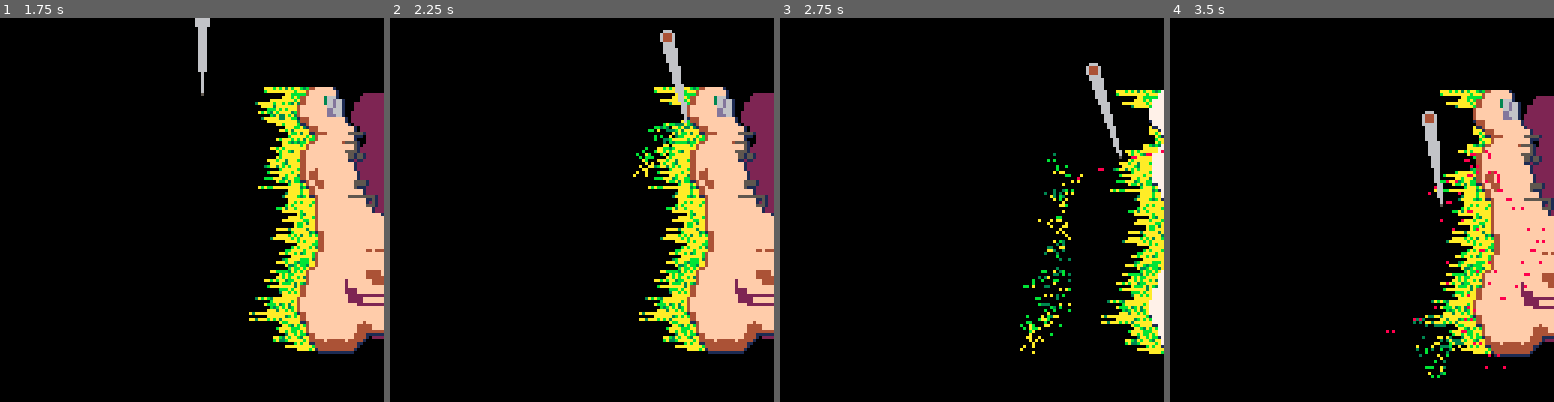
Above: before the commit, frames 1-4 (left to right).
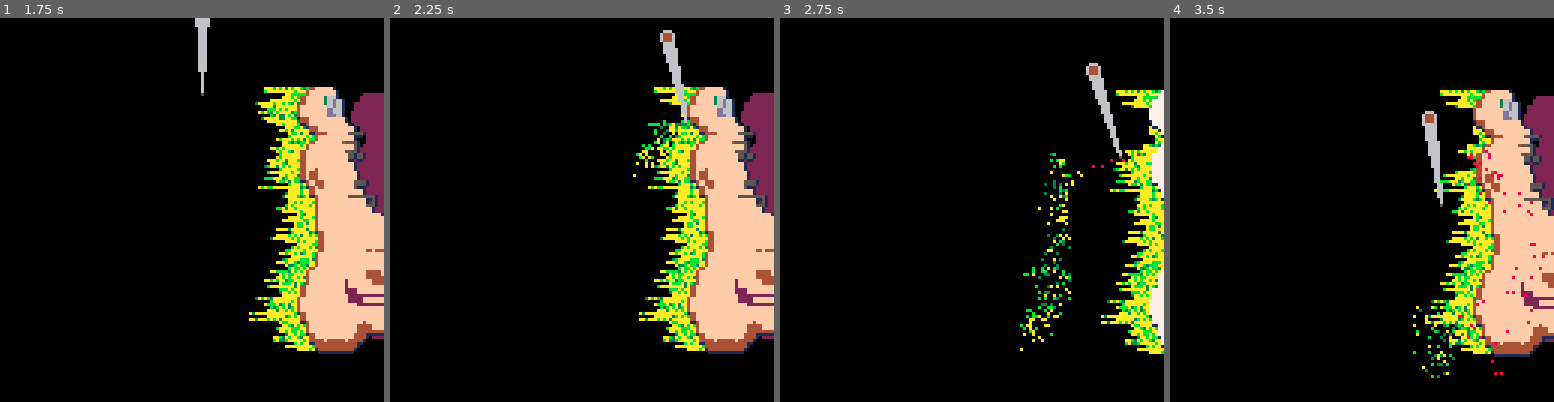
Above: after the commit, the same moments.

Repository: PingSquad/shenanijam
Game: PICO-8 cartridge dwarven-ale.p8
Two runs of this game, one before a commit and one after it. Both use one fixed random seed, a clock stepped at 60 frames per second and the inputs below.
Inputs:
- Up to frame 1 (1.75 s): tap X (X key) at 0.33, 1.07 s; tap O (Z key) at 0.7, 1.7 s; hold Right from 1.6 s (still down)
- Up to frame 2 (2.25 s): tap X (X key) at 1.85 s; release Right at 2.1 s; tap O (Z key) at 2.1 s; hold Up from 2.15 s (still down)
- Up to frame 3 (2.75 s): release Up at 2.42 s; hold Right from 2.47 s (still down); tap O (Z key) at 2.5 s
- Up to frame 4 (3.5 s): tap O (Z key) at 2.9, 3.3 s; tap X (X key) at 2.97 s; release Right at 3.03 s; hold Left from 3.08 s (still down)

Frame 1 is identical in both runs. In frame 2, 0.4% of the frame differs, in the area x 64-78%, y 25-42%; in frame 3, 1.2%; in frame 4, 1.5%, in the area x 56-98%, y 35-94%.

Commit message:
string graphics unpacking/drawing

Diff:
--- a/dwarven-ale.p8
+++ b/dwarven-ale.p8
@@ -104,7 +104,7 @@
  y = flr(y-foot.offy)
  add(foot.blood_spouts,
      make_blood_fountain(x+1,y+1,
-                         -rnd(10),0,
+                         -rnd(10),rnd(2)-1,
                          rnd(200)+1,40))
 
 end
@@ -204,7 +204,7 @@
   add(particles,
    make_particle(
     fx,y,
-    -rnd(1.5)-1,rnd(1),
+    -rnd(1.5)-1,rnd(2)-1,
     c,1,0
    ) -- add die function to add to cauldron
   )
@@ -519,6 +519,66 @@
  return flr(px)>=flr(x) and flr(px)<flr(x+w) and
         flr(py)>=flr(y) and flr(py)<flr(y+h)
 end
+
+-- hex
+hex_chrs = '0123456789abcdef'
+chr_2_int = {}
+int_2_chr = {}
+for ci=1,16 do
+ c = sub(hex_chrs,ci,ci)
+ int_2_chr[ci-1] = c
+ chr_2_int[c] = ci-1
+end
+function c2i(c)
+ return chr_2_int[c]
+end
+function int_at(str, i)
+ return c2i(sub(str,i,i))
+end
+function i2c(i)
+ return int_2_chr[i]
+end
+
+--experimental graphics packing
+function unpack_graphics(str, w)
+ m = {}
+
+ for i=1,#str do
+  x=i%w
+  y=flr(i/w)+1
+  if x==1 then
+   add(m,{})
+  end
+   add(m[y],int_at(str, i))
+ end
+ m.w = w
+ m.h = #m
+ return m
+end
+
+function draw_graphics(gfx,sx,sy,sw,sh, --scale w/h
+                       fh,fv,trans_c) --flip h/v, transparent color
+ sw,sh=sw or 1,sh or 1
+ fh,fv=fh or false,fv or false
+ trans_c=trans_c or 0
+ if fh then
+  sx+=gfx.w*sw
+  sw=-sw
+ end
+ if fv then
+  sy+=gfx.h*sh
+  sh=-sh
+ end
+
+ for gy=1,gfx.h do for gx=1,gfx.w do
+  rectfill(sx+gx*sw+sw,
+           sy+gy*sh+sh,
+           sx+gx*sw,
+           sy+gy*sh,
+           gfx[gy][gx])
+ end end
+end
+
 __gfx__
 000000000004ffff0000000000000000000000000000000000000000000900000000000000000000000000000000000000000000000000000000000000000000
 00000000004ffffff000000000000000090000000000000000000000000900000000000000000000000000000000000000000000000000000000000000000000
